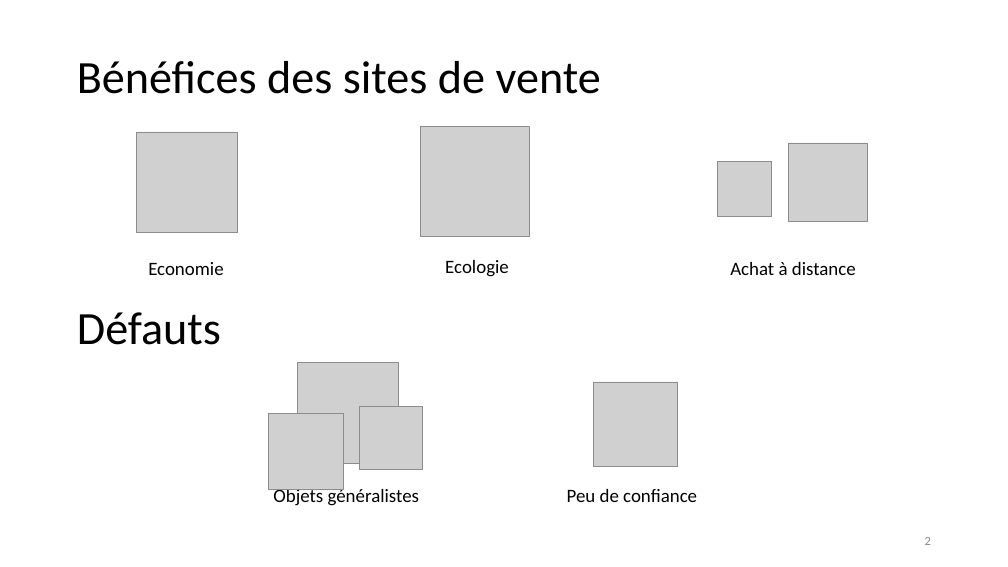
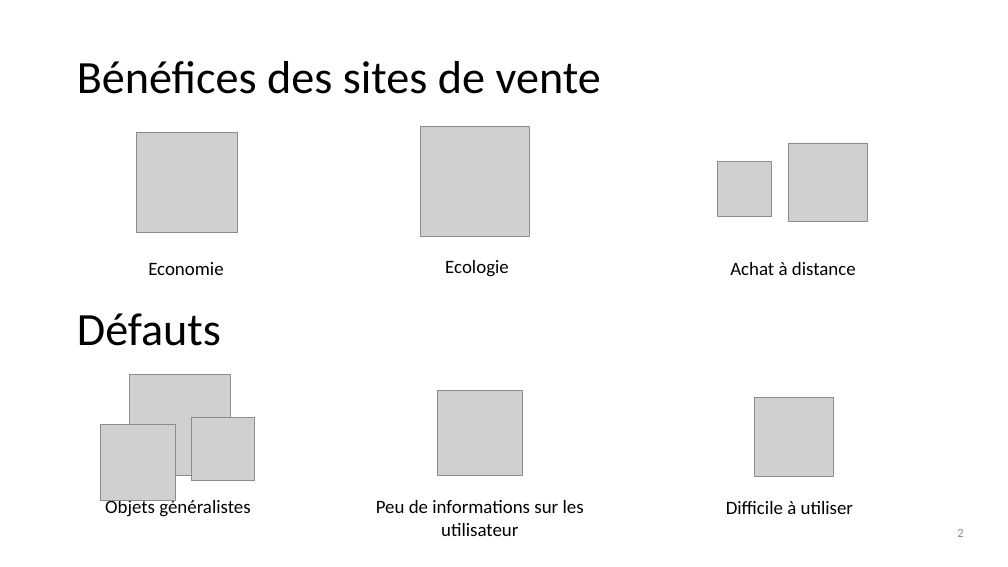
Before and after one commit to unige-pinfo-2019/PInfo1, a slide deck: slide 2 of Docs/UNIbay_DeskPitch.pptx. Drawn at 1008x567 pixels with LibreOffice and Linux fonts; fonts in the diff are those of the drawing; grey boxes stand for pictures. Boxes give left, top, right and bottom in pixels: in the first picture for what was removed or moved away, otherwise in the second. Text is boxed around its words. In the diff, an @@ line names an element or a change of style, - is before the commit and + after.

```diff
--- a/Docs/UNIbay_DeskPitch.pptx
+++ b/Docs/UNIbay_DeskPitch.pptx
@@ picture: place and size @@
-picture at [594,382,678,466]
+picture at [438,391,522,475]
@@ picture added at [755,398,833,476] @@
@@ 3 pictures, 1 text: place and size @@
-3 pictures, 1 text at [268,363,423,506]
+3 pictures, 1 text at [100,374,254,517]
@@ text at [376,500,584,536]: text changed @@
-Peu de confiance
+Peu de informations sur les
+utilisateur
@@ text added at [726,501,853,514], 18 pt, text #000000 @@
+Difficile à utiliser
@@ page number: place and size @@
-page number at [925,537,931,545]
+page number at [957,529,963,537]
```
Also in this commit, not shown: 5 other slides changed, 2 slides added, 2 slides removed.
